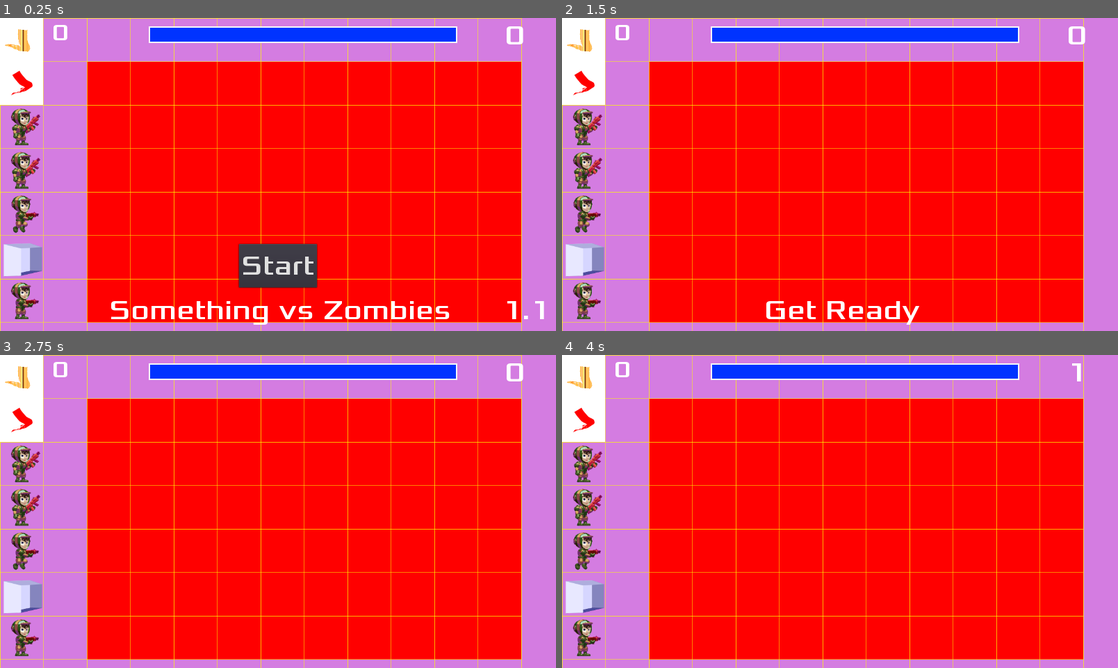
Above: before the commit, frames 1-4 (two rows, left to right).
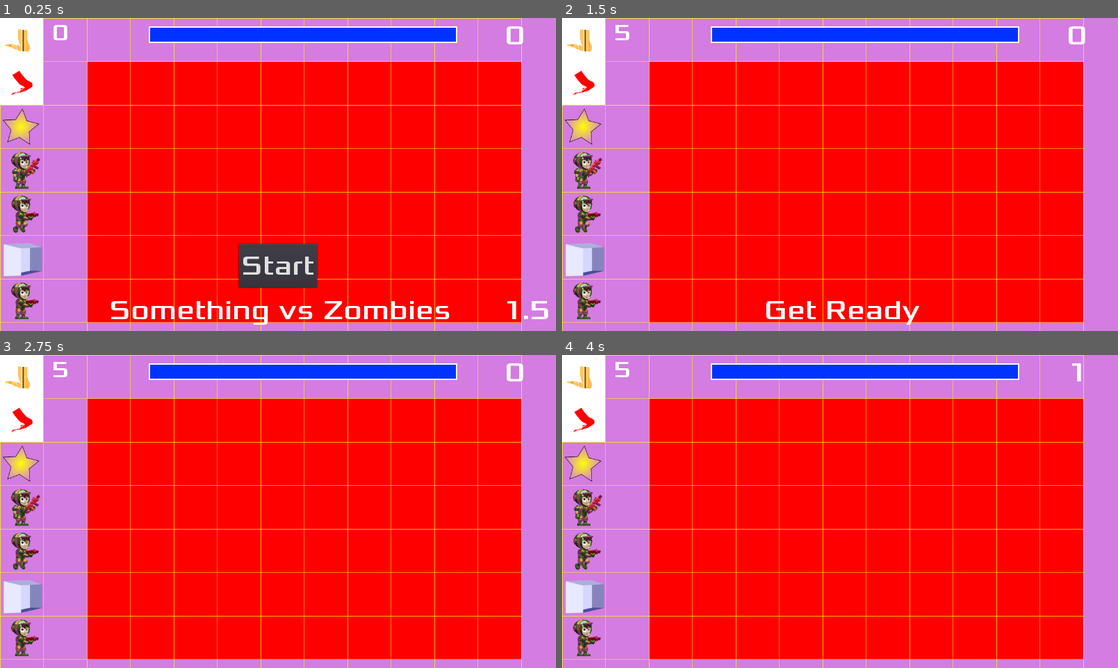
Above: after the commit, the same moments.

Repository: yangosoft/svsz
Game: Godot game, scene res://Main.tscn
Two runs of this game, one before a commit and one after it. Both use one fixed random seed, a clock stepped at 60 frames per second and the inputs below.
Inputs (mouse positions are in pixels of both pictures, inside the frame that each line leads up to):
- Up to frame 1 (0.25 s): no input
- Up to frame 2 (1.5 s): click "Start" at 0.5 s; tap Enter (start_game) at 1.25, 1.35 s; move the mouse to (962, 158) at 1.27 s; hold Right (move_right) from 1.28 s (still down); click (962, 158) at 1.42 s
- Up to frame 3 (2.75 s): release Right (move_right) at 2 s; tap Enter (start_game) at 2 s; drag from (166, 527) to (27, 533) at 2.02 s
- Up to frame 4 (4 s): tap Enter (start_game) at 2.75, 2.85, 3.5 s; move the mouse to (895, 442) at 2.77 s; hold Right (move_right) 2.78-3.5 s; click (895, 442) at 2.92 s; drag from (812, 574) to (673, 464) at 3.52 s

The runs differ from the first frame. In frame 1, 0.6% of the frame differs, in the area x 0-99%, y 28-97%; in frame 2, 0.5%; in frame 3, 0.5%; in frame 4, 0.5%.

Commit message:
Generator

Diff:
--- a/Bullet.tscn
+++ b/Bullet.tscn
@@ -33,6 +33,7 @@
 speed_scale = 13.92
 explosiveness = 0.53
 randomness = 0.58
+fixed_fps = 10
 process_material = SubResource( 2 )
 texture = ExtResource( 3 )
 
--- a/HUD.tscn
+++ b/HUD.tscn
@@ -79,7 +79,7 @@
 margin_right = -14.0
 margin_bottom = 350.0
 custom_fonts/font = SubResource( 1 )
-text = "1.1"
+text = "1.5"
 align = 1
 
 [node name="BgColorRect" type="ColorRect" parent="."]
--- a/Main.gd
+++ b/Main.gd
@@ -4,18 +4,26 @@
 export(PackedScene) var zombie_scene
 export(PackedScene) var something_0
 export(PackedScene) var something_1
+export(PackedScene) var something_2
 
 export(PackedScene) var zombie_sprite
 
+
+var defense_map = []
 
 
 var score
 var is_dragging = false
 var somethingType = "res://Something.gd"
+var stars = 5
+
+signal gen_star
 
 
 func _ready():
 	randomize()
+	for i in range(60):
+		defense_map.append(false)
 
 
 func game_over():
@@ -32,11 +40,15 @@
 	get_tree().call_group("defender", "queue_free")
 	get_tree().call_group("bullet", "queue_free")
 	score = 0
+	stars = 5
 	# $Player.start($StartPosition.position)
 	$StartTimer.start()
 	$HUD.update_score(score)
+	$HUD/lblStars.text = str(stars)
 	$HUD.show_message("Get Ready")
 	#$Music.play()
+	for i in range(60):
+		defense_map[i]=false
 
 func _nothing():
 	# Create a new instance of the Mob scene.
@@ -152,11 +164,20 @@
 
 func _onMouseMove(event):
 	var pos = get_viewport().get_mouse_position()
+	var map_index = 0
+	pos[0] = pos[0] - int(int(pos[0]) % 100) + 0
+	pos[1] = pos[1] - int(int(pos[1]) % 100) + 0
+	map_index = int(pos[1] / 100) * 10 + int(int(pos[0]) / 100) - 12
+	pos = get_viewport().get_mouse_position()
 
 	if is_dragging and event is InputEventMouseMotion:
 		$SomethingMouseFollower.show()
 		pos[0] = pos[0] - int(int(pos[0]) % 100) + 0
 		pos[1] = pos[1] - int(int(pos[1]) % 100) + 0
+		map_index = int(pos[1] / 100) * 10 + int(int(pos[0]) / 100) - 12
+		print("map_index " + str(map_index))
+
+
 		#print("Mouse moving " + str(pos))
 
 		if ( pos[0] < 200 ) or (pos[1] < 100) or (pos[0] > 1100) or (pos[1] > 600):
@@ -167,8 +188,9 @@
 
 		$SomethingMouseFollower.set_position( pos )
 
-	if is_dragging and event is InputEventMouseButton  and event.button_index == BUTTON_LEFT  and event.pressed:
+	if is_dragging and event is InputEventMouseButton  and event.button_index == BUTTON_LEFT  and event.pressed and defense_map[map_index] == false:
 		is_dragging = false
+
 		$SomethingMouseFollower.hide()
 		pos[0] = pos[0] - int(int(pos[0]) % 100) + 50
 		pos[1] = pos[1] - int(int(pos[1]) % 100) + 50
@@ -176,39 +198,52 @@
 		var s = something_0.instance()
 		if somethingType == "res://SomethingBarrier.gd":
 			s = something_1.instance()
+		elif somethingType == "res://SomethingGenerator.gd":
+			s = something_2.instance()
 
 
 		s.set_script(load(somethingType))
 		s.position = pos
 		s.line_position = int(pos[1]/100.0)
+		defense_map[map_index] = true
+		print("COST " + str(s.star_cost))
+		stars -= s.star_cost
+		$HUD/lblStars.text = str(stars)
 		add_child(s)
 
 func _on_Something0_gui_input(event):
+	$SomethingMouseFollower.texture = $DefenseGroup/Something0.texture
 	somethingType = "res://Something.gd"
 	_onSomethingClick(event)
 
 func _on_Something1_gui_input(event):
+	$SomethingMouseFollower.texture = $DefenseGroup/Something1.texture
 	somethingType = "res://SomethingShooter.gd"
 	_onSomethingClick(event)
 
 func _on_Something2_gui_input(event):
-	somethingType = "res://SomethingShooter.gd"
+	$SomethingMouseFollower.texture = $DefenseGroup/Something2.texture
+	somethingType = "res://SomethingGenerator.gd"
 	_onSomethingClick(event)
 
 func _on_Something3_gui_input(event):
+	$SomethingMouseFollower.texture = $DefenseGroup/Something3.texture
 	somethingType = "res://SomethingShooter.gd"
 	_onSomethingClick(event)
 
 func _on_Something4_gui_input(event):
+	$SomethingMouseFollower.texture = $DefenseGroup/Something4.texture
 	somethingType = "res://SomethingShooter.gd"
 	_onSomethingClick(event)
 
 func _on_Something5_gui_input(event):
+	$SomethingMouseFollower.texture = $DefenseGroup/Something5.texture
 	somethingType = "res://SomethingBarrier.gd"
 	_onSomethingClick(event)
 	pass # Replace with function body.
 
 func _on_Something6_gui_input(event):
+	$SomethingMouseFollower.texture = $DefenseGroup/Something6.texture
 	somethingType = "res://SomethingShooter.gd"
 	_onSomethingClick(event)
 	pass # Replace with function body.
@@ -219,3 +254,9 @@
 		game_over()
 		pass
 	pass # Replace with function body.
+
+
+func _on_Main_gen_star():
+	print("NEW STAR")
+	stars += 10
+	$HUD/lblStars.text = str(stars)
--- a/Main.tscn
+++ b/Main.tscn
@@ -17,6 +17,8 @@
 [ext_resource path="res://art/zombies/Player_Free/Run_Shoot/0042.png" type="Texture" id=15]
 [ext_resource path="res://art/chars/p1_0.png" type="Texture" id=16]
 [ext_resource path="res://SomethingBarrier.tscn" type="PackedScene" id=17]
+[ext_resource path="res://art/chars/p2_0.png" type="Texture" id=18]
+[ext_resource path="res://SomethingGenerator.tscn" type="PackedScene" id=19]
 
 [sub_resource type="Curve2D" id=2]
 _data = {
@@ -32,6 +34,7 @@
 zombie_scene = ExtResource( 10 )
 something_0 = ExtResource( 9 )
 something_1 = ExtResource( 17 )
+something_2 = ExtResource( 19 )
 zombie_sprite = ExtResource( 7 )
 
 [node name="ColorRect" type="ColorRect" parent="."]
@@ -100,7 +103,7 @@
 margin_top = 202.0
 margin_right = 128.0
 margin_bottom = 330.0
-texture = ExtResource( 12 )
+texture = ExtResource( 18 )
 
 [node name="Something3" type="TextureRect" parent="DefenseGroup"]
 margin_top = 302.0
@@ -140,6 +143,7 @@
 position = Vector2( -39, 313 )
 shape = SubResource( 3 )
 
+[connection signal="gen_star" from="." to="." method="_on_Main_gen_star"]
 [connection signal="mouse_entered" from="ColorRect" to="." method="_onMouseMove"]
 [connection signal="timeout" from="MobTimer" to="." method="_on_MobTimer_timeout"]
 [connection signal="timeout" from="ScoreTimer" to="." method="_on_ScoreTimer_timeout"]
--- a/Something.gd
+++ b/Something.gd
@@ -14,7 +14,7 @@
 export var strength = 10
 
 export var attack_cadence_seconds = 3
-
+var star_cost = 10
 export var is_dopped = false
 export var is_attacking = false
 var is_dying = false
--- a/SomethingBarrier.gd
+++ b/SomethingBarrier.gd
@@ -6,12 +6,18 @@
 # var b = "text"
 
 
+func _init():
+	armour = 3
+	strength = 200
+	star_cost = 5
+
 
 # Called when the node enters the scene tree for the first time.
 func _ready():
-	print("Shooter!!!!")
+	print("Barrier!!!!")
 	armour = 3
 	strength = 200
+	star_cost = 5
 
 	add_to_group("defender")
 
--- /dev/null
+++ b/SomethingGenerator.gd
@@ -0,0 +1,33 @@
+extends "res://SomethingBarrier.gd"
+
+
+
+var num_seconds_to_gen = 10
+var now = OS.get_unix_time()
+var last_gen = 0
+
+
+func _init():
+	armour = 3
+	strength = 50
+	star_cost = 5
+
+
+# Called when the node enters the scene tree for the first time.
+func _ready():
+	print("Generator")
+
+	add_to_group("defender")
+	$TextureRect.hide()
+	last_gen = now
+
+
+
+# Called every frame. 'delta' is the elapsed time since the previous frame.
+func _process(delta):
+	var now = OS.get_unix_time()
+	if now - last_gen > num_seconds_to_gen:
+		emit_signal("gen_star")
+		get_parent().emit_signal("gen_star")
+		last_gen = now
+		$TextureRect.show()
--- /dev/null
+++ b/SomethingGenerator.tscn
@@ -0,0 +1,59 @@
+[gd_scene load_steps=5 format=2]
+
+[ext_resource path="res://art/chars/p2_0.png" type="Texture" id=1]
+[ext_resource path="res://SomethingGenerator.gd" type="Script" id=2]
+
+[sub_resource type="SpriteFrames" id=1]
+animations = [ {
+"frames": [ ExtResource( 1 ) ],
+"loop": true,
+"name": "idle",
+"speed": 16.0
+}, {
+"frames": [ ExtResource( 1 ) ],
+"loop": true,
+"name": "attack",
+"speed": 16.0
+}, {
+"frames": [ ExtResource( 1 ) ],
+"loop": false,
+"name": "die",
+"speed": 16.0
+} ]
+
+[sub_resource type="RectangleShape2D" id=2]
+extents = Vector2( 49, 48 )
+
+[node name="AnimatedSprite" type="Area2D"]
+script = ExtResource( 2 )
+
+[node name="AnimatedSprite" type="AnimatedSprite" parent="."]
+frames = SubResource( 1 )
+animation = "die"
+
+[node name="CollisionShape2D" type="CollisionShape2D" parent="."]
+shape = SubResource( 2 )
+
+[node name="BgColorRect" type="ColorRect" parent="."]
+margin_left = -26.0
+margin_top = -55.0
+margin_right = 24.0
+margin_bottom = -50.0
+
+[node name="ColorRect" type="ColorRect" parent="."]
+margin_left = -26.0
+margin_top = -55.0
+margin_right = 24.0
+margin_bottom = -50.0
+color = Color( 0.101961, 0, 1, 1 )
+
+[node name="TextureRect" type="TextureRect" parent="."]
+margin_left = -50.0
+margin_top = -81.0
+margin_right = 50.0
+margin_bottom = 19.0
+rect_scale = Vector2( 0.4, 0.4 )
+texture = ExtResource( 1 )
+
+[connection signal="body_entered" from="." to="." method="_on_AnimatedSprite_body_entered"]
+[connection signal="animation_finished" from="AnimatedSprite" to="." method="_on_AnimatedSprite_animation_finished"]
--- a/SomethingShooter.gd
+++ b/SomethingShooter.gd
@@ -6,12 +6,17 @@
 # var b = "text"
 
 
+func _init():
+	star_cost = 15
+	armour = 3
+	strength = 21
+	star_cost = 15
+
 
 # Called when the node enters the scene tree for the first time.
 func _ready():
 	print("Shooter!!!!")
-	armour = 3
-	strength = 21
+
 	bullet = load("res://Bullet.tscn")
 	add_to_group("defender")
 
--- a/ZombieSprite.gd
+++ b/ZombieSprite.gd
@@ -1,7 +1,7 @@
 extends Area2D
 
 
-export var life = 100
+export var life = 60
 
 export var armour = 5
 export var strength = 3
@@ -17,6 +17,9 @@
 var old_lineal_velocity = 0
 var was_hit = false
 var total_during_hit = 0
+
+
+var last_movement_ms = 0
 
 # Called when the node enters the scene tree for the first time.
 func _ready():
@@ -49,9 +52,12 @@
 		pass
 		# self.linear_velocity = old_lineal_velocity
 	if is_moving == true:
-		var pos = self.position
-		pos[0] = pos[0] - 1
-		self.position = pos
+		var now = OS.get_ticks_msec()
+		if now - last_movement_ms > 100:
+			var pos = self.position
+			pos[0] = pos[0] - 1
+			self.position = pos
+			last_movement_ms = now
 
 	if was_hit:
 		self.modulate.a = 0.5 if Engine.get_frames_drawn() % 2 == 0 else 1.0
--- a/ZombieSprite.tscn
+++ b/ZombieSprite.tscn
@@ -52,6 +52,11 @@
 
 [sub_resource type="SpriteFrames" id=1]
 animations = [ {
+"frames": [ ExtResource( 2 ), ExtResource( 1 ), ExtResource( 4 ), ExtResource( 10 ), ExtResource( 3 ), ExtResource( 9 ), ExtResource( 5 ), ExtResource( 15 ), ExtResource( 11 ), ExtResource( 7 ), ExtResource( 6 ), ExtResource( 13 ), ExtResource( 12 ), ExtResource( 8 ), ExtResource( 14 ) ],
+"loop": true,
+"name": "walk",
+"speed": 14.0
+}, {
 "frames": [ ExtResource( 46 ), ExtResource( 45 ), ExtResource( 17 ), ExtResource( 26 ), ExtResource( 32 ), ExtResource( 24 ), ExtResource( 22 ), ExtResource( 37 ), ExtResource( 23 ), ExtResource( 30 ), ExtResource( 33 ) ],
 "loop": true,
 "name": "attack",
@@ -61,11 +66,6 @@
 "loop": false,
 "name": "die",
 "speed": 5.0
-}, {
-"frames": [ ExtResource( 2 ), ExtResource( 1 ), ExtResource( 4 ), ExtResource( 10 ), ExtResource( 3 ), ExtResource( 9 ), ExtResource( 5 ), ExtResource( 15 ), ExtResource( 11 ), ExtResource( 7 ), ExtResource( 6 ), ExtResource( 13 ), ExtResource( 12 ), ExtResource( 8 ), ExtResource( 14 ) ],
-"loop": true,
-"name": "walk",
-"speed": 14.0
 } ]
 
 [sub_resource type="RectangleShape2D" id=2]
--- /dev/null
+++ b/art/chars/p2_1.svg
@@ -0,0 +1,91 @@
+<?xml version="1.0" encoding="UTF-8" standalone="no"?>
+<!-- Created with Inkscape (http://www.inkscape.org/) -->
+
+<svg
+   xmlns:dc="http://purl.org/dc/elements/1.1/"
+   xmlns:cc="http://creativecommons.org/ns#"
+   xmlns:rdf="http://www.w3.org/1999/02/22-rdf-syntax-ns#"
+   xmlns:svg="http://www.w3.org/2000/svg"
+   xmlns="http://www.w3.org/2000/svg"
+   xmlns:xlink="http://www.w3.org/1999/xlink"
+   xmlns:sodipodi="http://sodipodi.sourceforge.net/DTD/sodipodi-0.dtd"
+   xmlns:inkscape="http://www.inkscape.org/namespaces/inkscape"
+   width="100"
+   height="100"
+   viewBox="0 0 26.458333 26.458334"
+   version="1.1"
+   id="svg8"
+   inkscape:version="0.92.5 (2060ec1f9f, 2020-04-08)"
+   sodipodi:docname="p2_1.svg"
+   inkscape:export-filename="/home/yango/proj/svsz/art/chars/p2_0.png"
+   inkscape:export-xdpi="96"
+   inkscape:export-ydpi="96">
+  <defs
+     id="defs2">
+    <linearGradient
+       inkscape:collect="always"
+       id="linearGradient2270">
+      <stop
+         style="stop-color:#ffff00;stop-opacity:1;"
+         offset="0"
+         id="stop2266" />
+      <stop
+         style="stop-color:#ffff00;stop-opacity:0;"
+         offset="1"
+         id="stop2268" />
+    </linearGradient>
+    <radialGradient
+       inkscape:collect="always"
+       xlink:href="#linearGradient2270"
+       id="radialGradient2274"
+       cx="12.831143"
+       cy="283.21738"
+       fx="12.831143"
+       fy="283.21738"
+       r="11.196777"
+       gradientTransform="matrix(-0.72375821,0.83378358,-0.74370887,-0.64556969,232.74909,455.35553)"
+       gradientUnits="userSpaceOnUse" />
+  </defs>
+  <sodipodi:namedview
+     id="base"
+     pagecolor="#ffffff"
+     bordercolor="#666666"
+     borderopacity="1.0"
+     inkscape:pageopacity="0.0"
+     inkscape:pageshadow="2"
+     inkscape:zoom="0.62"
+     inkscape:cx="-278.57143"
+     inkscape:cy="460.48387"
+     inkscape:document-units="mm"
+     inkscape:current-layer="layer1"
+     showgrid="false"
+     units="px"
+     inkscape:window-width="1920"
+     inkscape:window-height="1015"
+     inkscape:window-x="0"
+     inkscape:window-y="0"
+     inkscape:window-maximized="1" />
+  <metadata
+     id="metadata5">
+    <rdf:RDF>
+      <cc:Work
+         rdf:about="">
+        <dc:format>image/svg+xml</dc:format>
+        <dc:type
+           rdf:resource="http://purl.org/dc/dcmitype/StillImage" />
+        <dc:title></dc:title>
+      </cc:Work>
+    </rdf:RDF>
+  </metadata>
+  <g
+     inkscape:label="Capa 1"
+     inkscape:groupmode="layer"
+     id="layer1"
+     transform="translate(0,-270.54165)">
+    <path
+       style="fill:url(#radialGradient2274);stroke:#000000;stroke-width:0.26458332;fill-opacity:1"
+       d="m 13.65503,272.50209 -4.0912227,6.47919 -7.6563801,0.30334 4.8978922,5.89318 -2.0779094,7.37526 7.118429,-2.83704 6.372737,4.25504 -0.499194,-7.64604 6.01617,-4.74597 -7.425903,-1.88877 z"
+       id="path815"
+       inkscape:connector-curvature="0" />
+  </g>
+</svg>
--- a/project.godot
+++ b/project.godot
@@ -21,6 +21,10 @@
 window/size/height=720
 window/stretch/mode="2d"
 window/stretch/aspect="keep"
+
+[global]
+
+frame=false
 
 [input]
 
Not shown: 1 places in Main.tscn that only renumber resources
Binary file added: art/chars/p2_0.png
Not shown, added: art/chars/p2_0.png.import
Not shown, added: art/chars/p2_1.svg.import
